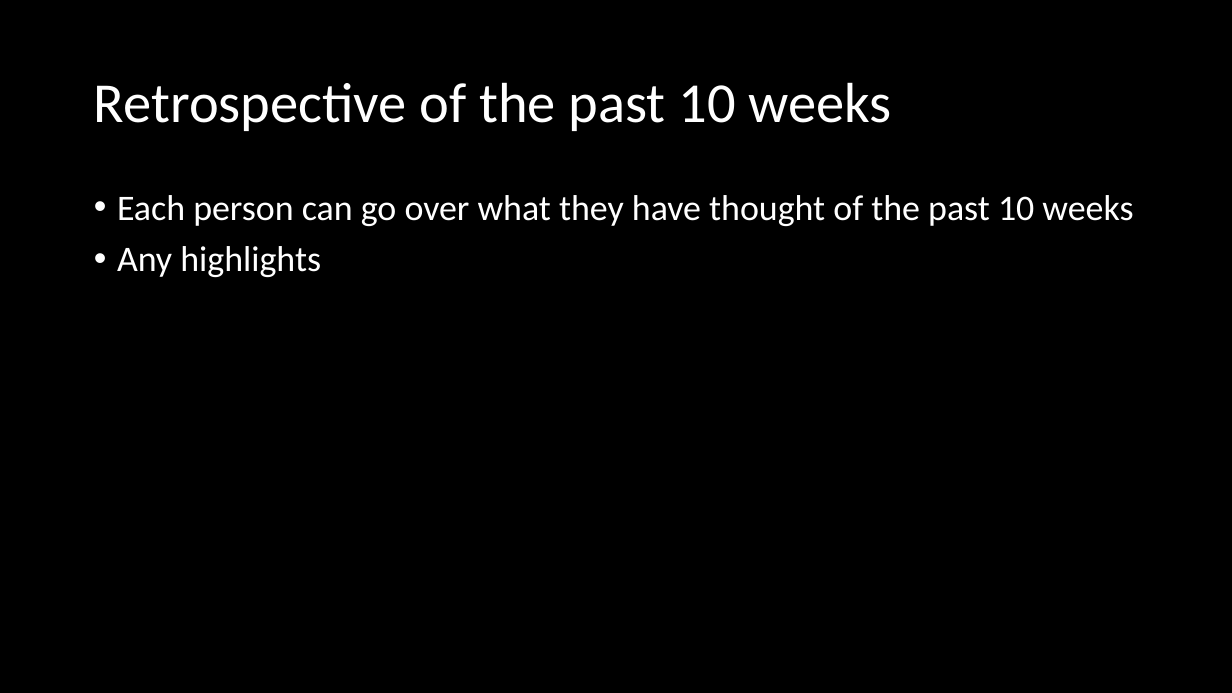
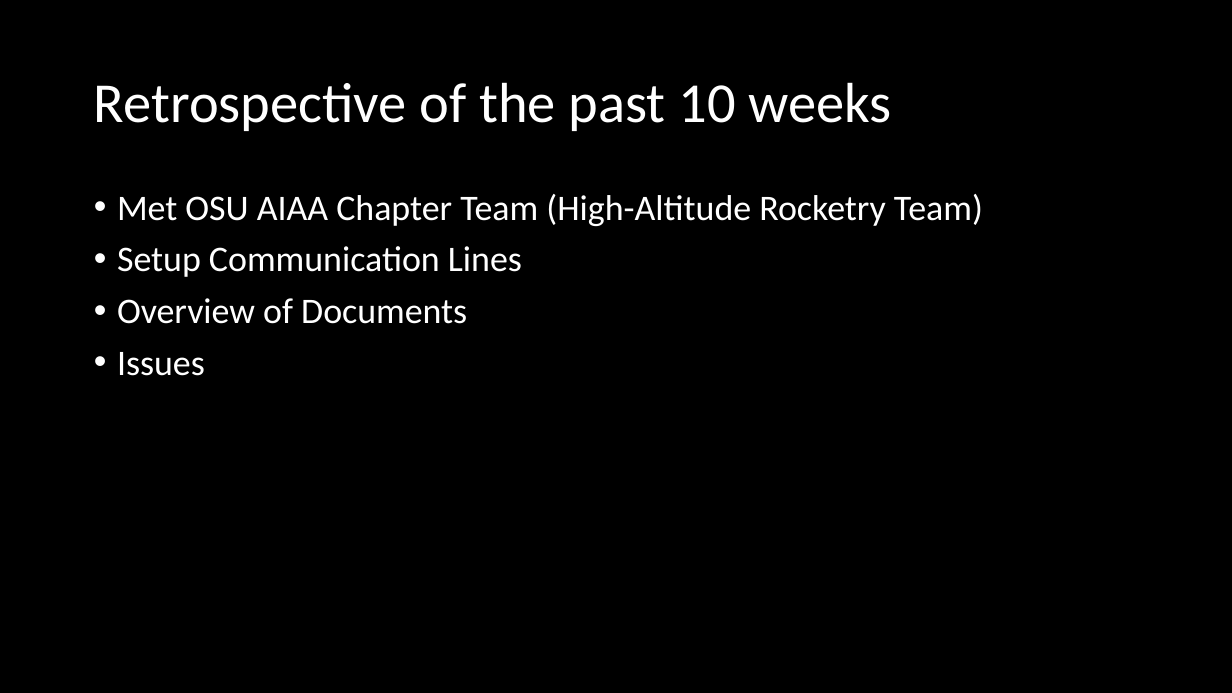
Before and after one commit to 100k-rocketry/groundstation, a slide deck: slide 11 of doc/presentations/FallProgressReport.pptx. Drawn at 1232x693 pixels with LibreOffice and Linux fonts; fonts in the diff are those of the drawing. Boxes give left, top, right and bottom in pixels: in the first picture for what was removed or moved away, otherwise in the second. Text is boxed around its words. In the diff, an @@ line names an element or a change of style, - is before the commit and + after.

Commit message:
Retrospective slide

```diff
--- a/doc/presentations/FallProgressReport.pptx
+++ b/doc/presentations/FallProgressReport.pptx
@@ text at box(117, 194, 983, 376): text changed @@
-• Each person can go over what they have thought of the past 10 weeks
-• Any highlights
+• Met OSU AIAA Chapter Team (High-Altitude Rocketry Team)
+• Setup Communication Lines
+• Overview of Documents
+• Issues
```
